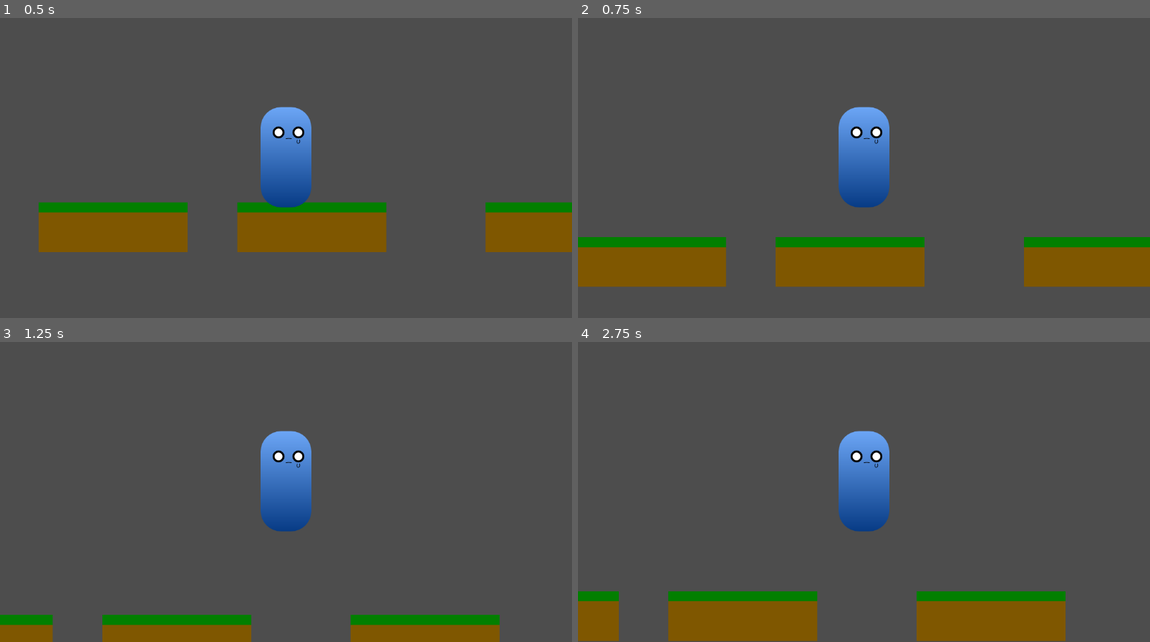
Above: before the commit, frames 1-4 (two rows, left to right).
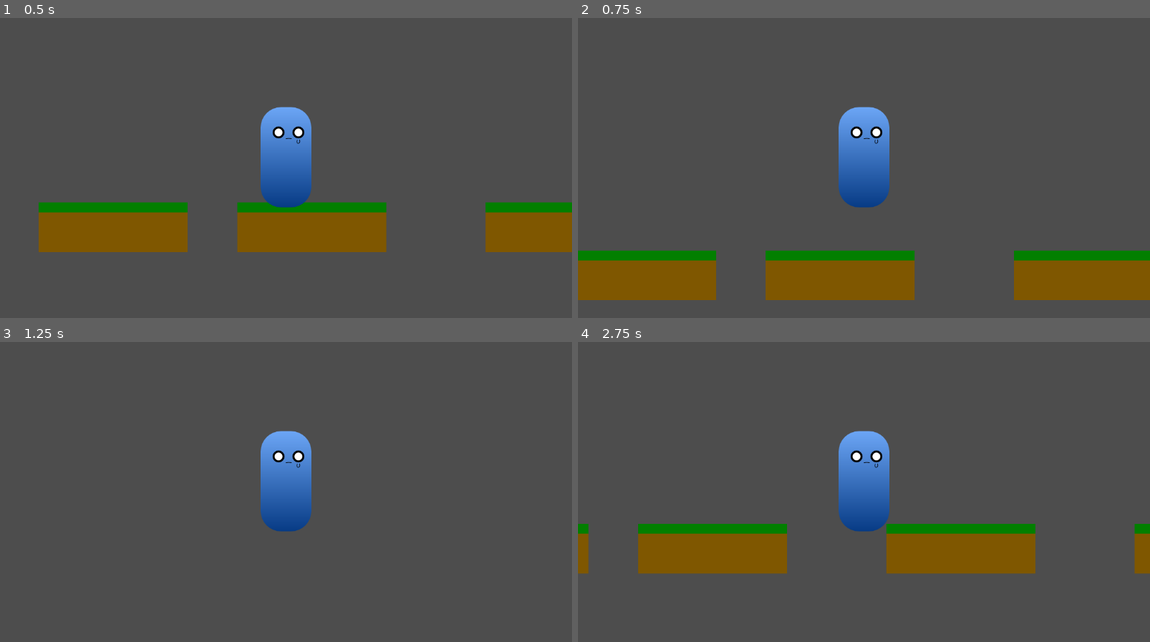
Above: after the commit, the same moments.

Repository: taiseicee/Devotion
Game: Godot game, scene res://scenes/levels/level_test.tscn
The game is run twice, just before and just after one commit, with the same random seed, the same clock (stepped at 60 frames per second) and the same inputs.
Inputs:
- Up to frame 1 (0.5 s): no input
- Up to frame 2 (0.75 s): hold D (move_right) from 0.53 s (still down); tap Space (jump) at 0.6 s
- Up to frame 3 (1.25 s): keep holding D (move_right); tap Space (jump) at 0.77, 1.07 s
- Up to frame 4 (2.75 s): tap Space (jump) at 1.35, 1.52, 1.82, 2.1 s; release D (move_right) at 2.03 s; hold A (move_left) from 2.03 s (still down)

Frame 1 is identical in both runs. In frame 2, 9.9% of the frame differs, in the area x 0-100%, y 73-95%; in frame 3, 5.6%; in frame 4, 19%, in the area x 0-100%, y 60-100%.

Commit message:
Added Platform Logic

Diff:
--- a/project.godot
+++ b/project.godot
@@ -38,3 +38,10 @@
 "events": [Object(InputEventKey,"resource_local_to_scene":false,"resource_name":"","device":-1,"window_id":0,"alt_pressed":false,"shift_pressed":false,"ctrl_pressed":false,"meta_pressed":false,"pressed":false,"keycode":0,"physical_keycode":32,"key_label":0,"unicode":32,"echo":false,"script":null)
 ]
 }
+
+[layer_names]
+
+2d_physics/layer_1="player"
+2d_physics/layer_2="enemy"
+2d_physics/layer_3="item"
+2d_physics/layer_4="ground"
--- a/scenes/levels/level_test.tscn
+++ b/scenes/levels/level_test.tscn
@@ -1,6 +1,7 @@
-[gd_scene load_steps=5 format=3 uid="uid://d4g4tpj67q71j"]
+[gd_scene load_steps=6 format=3 uid="uid://d4g4tpj67q71j"]
 
 [ext_resource type="Texture2D" uid="uid://rn25o6845hnf" path="res://assets/graphics/test/test_level_tile_map.png" id="1_o0xl5"]
+[ext_resource type="PackedScene" uid="uid://bo486w7wuh1sr" path="res://scenes/levels/spike_platform.tscn" id="2_bqwke"]
 [ext_resource type="PackedScene" uid="uid://gk13n5w5sdjo" path="res://scenes/player/player.tscn" id="2_q26kf"]
 
 [sub_resource type="TileSetAtlasSource" id="TileSetAtlasSource_8m74y"]
@@ -24,5 +25,8 @@
 layer_0/name = "Ground"
 layer_0/tile_data = PackedInt32Array(262146, 65538, 1, 262147, 65538, 1, 262148, 65538, 1, 262150, 65538, 1, 262151, 65 …(583 unchanged characters)…
 
+[node name="spike_platform" parent="." instance=ExtResource("2_bqwke")]
+position = Vector2(2420, 135)
+
 [node name="player" parent="." instance=ExtResource("2_q26kf")]
 position = Vector2(698, 257)
--- a/scenes/levels/spike_platform.tscn
+++ b/scenes/levels/spike_platform.tscn
@@ -1,15 +1,31 @@
-[gd_scene load_steps=3 format=3 uid="uid://bo486w7wuh1sr"]
+[gd_scene load_steps=5 format=3 uid="uid://bo486w7wuh1sr"]
 
+[ext_resource type="Script" path="res://src/objects/spike_platform.gd" id="1_cu10o"]
 [ext_resource type="Texture2D" uid="uid://b0iqht3kcxip1" path="res://assets/graphics/test/test_platform_spikes.png" id="1_jra7m"]
 
 [sub_resource type="RectangleShape2D" id="RectangleShape2D_8uts5"]
-size = Vector2(201, 99)
+size = Vector2(201, 78)
 
-[node name="spike_platform" type="Area2D"]
+[sub_resource type="RectangleShape2D" id="RectangleShape2D_arjeb"]
+size = Vector2(201, 20)
+
+[node name="spike_platform" type="StaticBody2D"]
+collision_layer = 2
+collision_mask = 3
+script = ExtResource("1_cu10o")
+
+[node name="CollisionShape2D" type="CollisionShape2D" parent="."]
+position = Vector2(-0.5, 11)
+shape = SubResource("RectangleShape2D_8uts5")
 
 [node name="Sprite2D" type="Sprite2D" parent="."]
 texture = ExtResource("1_jra7m")
 
-[node name="CollisionShape2D" type="CollisionShape2D" parent="."]
-position = Vector2(-0.5, 0.5)
-shape = SubResource("RectangleShape2D_8uts5")
+[node name="Area2D" type="Area2D" parent="."]
+collision_layer = 2
+
+[node name="CollisionShape2D" type="CollisionShape2D" parent="Area2D"]
+position = Vector2(-0.5, -38)
+shape = SubResource("RectangleShape2D_arjeb")
+
+[connection signal="body_entered" from="Area2D" to="." method="_on_area_2d_body_entered"]
--- a/scenes/player/player.tscn
+++ b/scenes/player/player.tscn
@@ -14,6 +14,7 @@
 height = 204.0
 
 [node name="player" type="CharacterBody2D"]
+collision_mask = 15
 script = ExtResource("1_2nw71")
 
 [node name="collider" type="CollisionShape2D" parent="."]
--- a/src/movement_component.gd
+++ b/src/movement_component.gd
@@ -1,9 +1,9 @@
 extends Node
 
 @export
-var speed: float = 400
+var speed: float = 500
 @export
-var speed_jump: float = 600
+var speed_jump: float = 800
 @export
 var speed_air_multiplier: float = 0.8
 
--- /dev/null
+++ b/src/objects/spike_platform.gd
@@ -0,0 +1,4 @@
+extends StaticBody2D
+
+func _on_area_2d_body_entered(body):
+	body.hit_by_object(self)
--- a/src/player/player.gd
+++ b/src/player/player.gd
@@ -16,3 +16,6 @@
 
 func _physics_process(delta):
 	state_machine.process_physics(delta)
+
+func hit_by_object(body: Node2D):
+	print(body)
